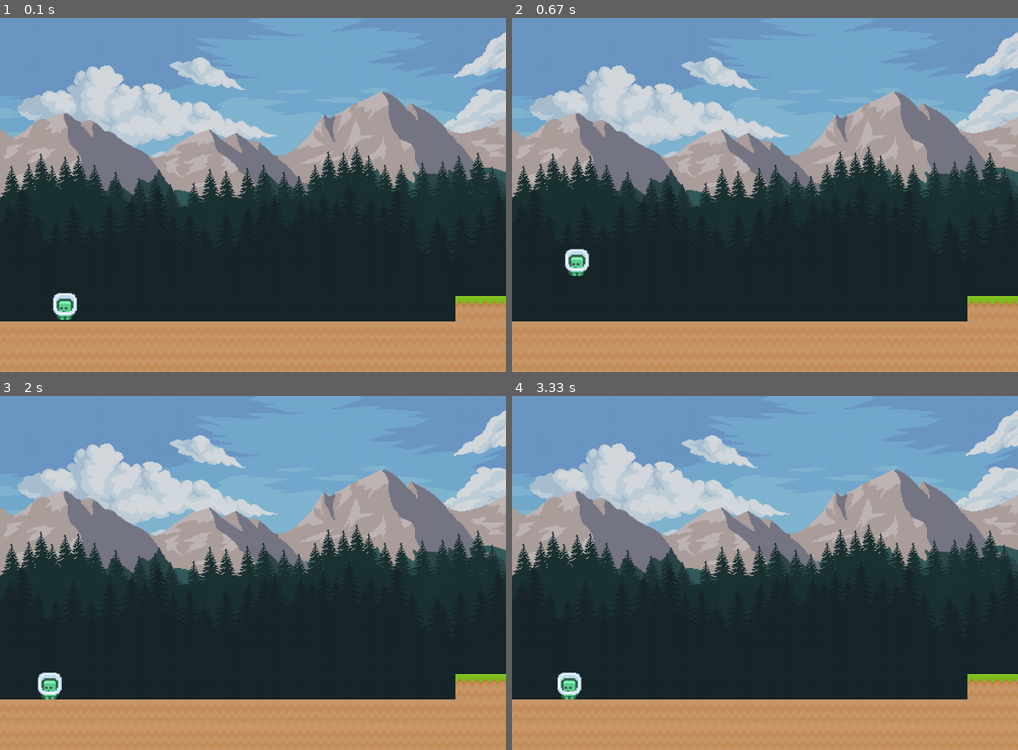
Above: before the commit, frames 1-4 (two rows, left to right).
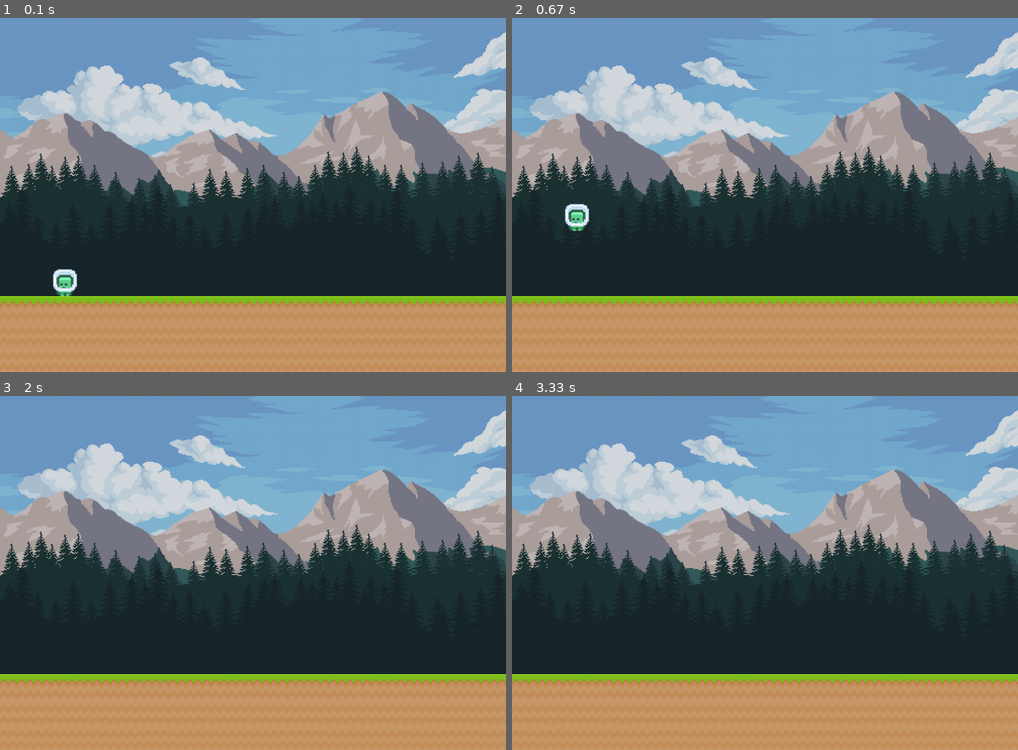
Above: after the commit, the same moments.

Repository: SaucisseRoyale/GTECH1-MINI-STUDIO-Groupe-2
Game: pygame game, started from World copy.py
Same seed, same stepped clock (60 frames per second), same inputs: the game is played once before the commit and once after it.
Inputs:
- Up to frame 1 (0.1 s): no input
- Up to frame 2 (0.67 s): tap Space at 0.33 s
- Up to frame 3 (2 s): tap Q at 0.67, 1.33 s; tap Shift at 1 s
- Up to frame 4 (3.33 s): tap D at 2.17 s

The runs differ from the first frame. In frame 1, 6.8% of the frame differs, in the area x 0-90%, y 70-86%; in frame 2, 7.1%, in the area x 0-90%, y 52-86%; in frame 3, 6.4%; in frame 4, 6.4%.

Commit message:
maj 2
fin des mouvement (sauf jump dependant du temp appuyé sur la barre espace) et debut des conditions pour les annimations

Diff:
--- a/World copy.py
+++ b/World copy.py
@@ -8,7 +8,7 @@
 screen_width = 1000
 screen_height = 700
 tile_size = 50
-move_speed = 5
+move_speed = 10
 scroll_left = False
 scroll_right = False
 scroll = 0
@@ -68,7 +68,6 @@
         self.tile_list = []
 
         if not data:
-            print("world_data est vide!")
             self.width = 0
             self.height = 0
             return
@@ -113,84 +112,125 @@
         self.height = self.image.get_height()
         self.rect.x = x
         self.rect.y = y
-        self.vel_y = 0
+
+        self.walk_speed = 500 #vitesse de marche
+        self.speed_multiplication = 1
+        self.current_speed_x = 0
+        self.current_speed_y = 0
+        self.dir_x = 0
+        self.dir_y = 0
+
+        self.gravity = 1.2 #force de la gravité
+        self.gravity_coefficient = 1 #acceleration de la gravité
+
         self.on_ground = False
-        self.jump_power = 15
-        self.gravity = 1
-        self.dash_power = 40
+        self.on_wall = False
+
+        self.dash_power = 40 #puissance du dash
+        self.dash_acceleration = 5 #accélération du dash
+        self.dash_duration = 0.1 #durée du dash
         self.dash_speed = 0
-        self.dash_acceleration = 5
-        self.dash_duration = 0.1  # Durée du dash en secondes
         self.dash_timer = 0
-        self.allow_dash = True
-        self.dash_direction = 0  # Ajout de la direction du dash
+        self.dash_direction = 0
+        self.dash_allow = True
+
+        self.jump_power = 17 #puissance du saut
+        self.maxjump = 2 #nombre de sauts
+        self.nbr_jump = 0
+        self.space_pressed = False
+
+        self.slide_speed = 4.0 #vitesse du slide (quoeficient d'acceleration de la vitesse)
+        self.slide_duration = 0.3 #durée du slide
+        self.is_sliding = False
+        self.slide_timer = 0
+
+        #listes des annimation
+        self.annim_standing = 0
+        self.annim_walk = 0
+        self.annim_turn = 0 #obtionnel
+        self.annim_jump = 0
+        self.annim_run_jump = 0
+        self.annim_falling_still = 0
+        self.annim_falling_foward = 0
+        self.annim_falling_turn = 0 #obtionnel
+        self.annim_falling_landing = 0
+        self.annim_start_dash = 0
+        self.annim_dash = 0
+        self.annim_end_dash = 0
+        self.annim_start_slide = 0
+        self.annim_end_slide = 0
+        self.annim_standing_wall = 0 #obtionnel
+        self.annim_walljump = 0 #obtionnel
+
+    def annimation():
+        if player.current_speed_x != 0 and player.on_ground and not player.is_sliding : #walk
+            pass
+        elif player.space_pressed and player.on_ground and player.current_speed_x == 0 :#saut sur place
+            pass
+        elif player.space_pressed and player.on_ground and player.current_speed_x != 0 : #saut en avant
+            pass
+        elif player.space_pressed and not player.on_ground and player.current_speed_x == 0 : #2eme saut sur place
+            pass
+        elif player.space_pressed and not player.on_ground and player.current_speed_x != 0 : #2eme saut en avant
+            pass
+        elif player.current_speed_y  > 5 and player.current_speed_x == 0 : #chute sur place
+            pass
+        elif player.current_speed_y  > 5  and player.current_speed_x != 0 : #chute en avant
+            pass
+        elif player.dash_timer != 0 : #dash
+            pass
+        elif player.is_sliding:
+            pass
+
+    def set_velocity_x(self, dir_x, speed):
+            self.current_speed_x = dir_x * speed
+
+    def set_velocity_y(self, dir_y, speed):
+            self.current_speed_y = dir_y * speed
 
     def update(self):
-        dx = 0
-        dy = 0
-
-        key = pygame.key.get_pressed()
-        if key[K_q]:
-            dx -= move_speed
-        if key[K_d]:
-            dx += move_speed
-
-        # Jump
-        if key[K_SPACE] and self.on_ground:
-            self.vel_y = -self.jump_power
-            self.on_ground = False
-
-        if key[K_LSHIFT] and self.dash_timer <= 0 and self.allow_dash and not self.on_ground:
-            # Détermination de la direction du dash
-            self.dash_direction = 1 if key[K_d] else -1 if key[K_q] else 0
-
-            self.dash_speed += self.dash_acceleration
-            if self.dash_speed >= self.dash_power:
-                self.dash_speed = self.dash_power
-                self.dash_timer = self.dash_duration
-                self.allow_dash = False
-            # Mettre à jour la position du joueur en fonction de la vitesse de dash et de la direction
-            self.rect.x += self.dash_speed * self.dash_direction
-            self.vel_y = 0
-        elif self.dash_timer > 0:
-            self.dash_timer -= dt
-            self.dash_speed = 0
-        elif self.on_ground:
-            self.allow_dash = True
-
-        # Dash
-        # Supprimer cette partie de code liée au dash que vous avez commentée
-
-        # Apply gravity
-        self.vel_y += self.gravity
-        if self.vel_y > 10:
-            self.vel_y = 10
-        dy += self.vel_y
-
-        # Check collisions
+
+        dx = self.current_speed_x * dt
+        dy = self.current_speed_y * dt
+
+    #gravity
+        self.current_speed_y += self.gravity * self.gravity_coefficient ** dt
+        dy += self.current_speed_y
+    #end of gravity
+
+    # Check collisions
         for tile in world.tile_list:
             if tile[1].colliderect(self.rect.x + dx, self.rect.y, self.width, self.height):
                 dx = 0
+                self.on_wall = True
 
             if tile[1].colliderect(self.rect.x, self.rect.y + dy, self.width, self.height):
-                if self.vel_y < 0:
+                if self.current_speed_y < 0:
                     dy = tile[1].bottom - self.rect.top
-                    self.vel_y = 0
-                elif self.vel_y >= 0:
+                    self.current_speed_y = 0
+                elif self.current_speed_y >= 0:
                     dy = tile[1].top - self.rect.bottom
-                    self.vel_y = 0
+                    self.current_speed_y = 0
                     self.on_ground = True
-
-        # Update player coordinates
+                    self.nbr_jump = 0
+    #end of collision check
+
+    # Update player coordinates
         self.rect.x += dx
         self.rect.y += dy
 
+        if self.current_speed_x >= 0:
+            self.current_speed_x = max(0, self.current_speed_x - ( 2000 * dt  * self.speed_multiplication))
+        else:
+            self.current_speed_x = min(0, self.current_speed_x + ( 2000 * dt  * self.speed_multiplication))
+    #end of Update player coordinates
+
+
     def draw(self, camera):
-        screen.blit(self.image, camera.apply(self.rect))
-
-
-
-file_path = 'C:/Users/zcolucci/Documents/GitHub/GTECH1-MINI-STUDIO-Groupe-2/map/2map.txt'
+         screen.blit(self.image, camera.apply(self.rect))
+
+
+file_path = 'map/2map.txt'
 
 with open(file_path, 'r') as file:
     world_data = [list(map(int, line.strip().split(','))) for line in file]
@@ -201,6 +241,67 @@
 run = True
 while run:
     start = pygame.time.get_ticks()
+
+#movement
+    key = pygame.key.get_pressed()
+    if key[K_q] and (not player.is_sliding or abs(player.current_speed_x) <= 20):
+        player.set_velocity_x(-1, player.walk_speed)
+    if key[K_d] and (not player.is_sliding or abs(player.current_speed_x) <= 20):
+        player.set_velocity_x(1, player.walk_speed)
+#end of movement
+
+#jump
+    if key[K_SPACE] and not player.is_sliding:
+        if player.on_ground or player.on_wall:
+            player.set_velocity_y(-1, player.jump_power)
+            player.on_ground = False
+            player.nbr_jump += 1
+        elif not player.space_pressed and player.nbr_jump < player.maxjump and (not player.on_ground or not player.on_wall):
+            player.nbr_jump += 1
+            player.set_velocity_y(-1, player.jump_power)
+        player.space_pressed = True
+    else:
+        player.space_pressed = False
+#end of jump
+
+# Dash
+    if key[K_LCTRL] and player.dash_timer <= 0 and player.dash_allow and not player.on_ground and not player.space_pressed :
+        # Détermination de la direction du dash
+        player.dash_direction = 1 if key[K_d] else -1 if key[K_q] else 0
+
+        player.dash_speed += player.dash_acceleration
+        if player.dash_speed >= player.dash_power:
+            player.dash_speed = player.dash_power
+            player.dash_timer = player.dash_duration
+            player.dash_allow = False
+        player.rect.x += player.dash_speed * player.dash_direction
+        player.current_speed_y = 0
+    elif player.dash_timer > 0:
+        player.dash_timer -= dt
+        player.dash_speed = 0
+    elif player.on_ground:
+        player.dash_allow = True
+#end of dash
+
+#slide
+    if key[K_LSHIFT]:
+        player.speed_multiplication = 0.5
+        if player.on_ground and player.slide_timer <= 0 and not player.is_sliding:
+            player.current_speed_x *=  player.slide_speed
+            player.is_sliding = True
+    else:
+        player.is_sliding = False
+        player.speed_multiplication = 1
+ #end of slide
+
+
+
+
+    for event in pygame.event.get():
+        if event.type == pygame.QUIT:
+            run = False
+
+
     draw_bg()
 
     camera.update(player)
@@ -208,9 +309,7 @@
     player.update()
     player.draw(camera)
 
-    for event in pygame.event.get():
-        if event.type == pygame.QUIT:
-            run = False
+    pygame.display.update()
 
     targetTime = 1000 / fps
     if dt < targetTime:
@@ -218,9 +317,4 @@
     dt = pygame.time.get_ticks() - start
     dt /= 1000
 
-
-
-    pygame.display.update()
-
-
 pygame.quit()
--- a/map/2map.txt
+++ b/map/2map.txt
@@ -6,10 +6,10 @@
 0,0,0,0,0,0,0,0,0,0,0,0,0,0,0,0,0,0,0,0,0,0,0,0,0,0,0,0,0,0,0,0,0,0,0,0,0,0,0,0,0,0,0,0,0,0,0,0,0,0,0,0,0,0,0,0,0,0,0,0,0,0,0,0,0,0,0,0,0,0,0,0,0,0,0,0,0,0,0,0,0,0,0,0,0,0,0,0,0,0,0,0,0,0,0,1
 0,0,0,0,0,0,0,0,0,0,0,0,0,0,0,0,0,0,0,0,0,0,0,0,0,0,0,0,0,0,0,0,0,0,0,0,0,0,0,0,0,0,0,0,0,0,0,0,0,0,0,0,0,0,0,0,0,0,0,0,0,0,0,0,0,0,0,0,0,0,0,0,0,0,0,0,0,0,0,0,0,0,0,0,0,0,0,0,0,0,0,0,0,0,0,1
 0,0,0,0,0,0,0,0,0,0,0,0,0,0,0,0,0,0,0,0,0,0,0,0,0,0,0,0,0,0,0,0,0,0,0,0,0,0,0,0,0,0,0,0,0,0,0,0,0,0,0,0,0,0,0,0,0,0,0,0,0,0,0,0,0,0,0,0,0,0,0,0,0,0,0,0,0,0,0,0,0,0,0,0,0,0,0,0,0,0,0,0,0,0,0,1
+0,0,0,0,0,0,0,0,0,0,0,0,0,0,0,0,0,0,0,0,0,0,0,0,0,0,0,0,0,0,0,2,2,2,2,0,0,0,0,0,0,0,0,0,0,0,0,0,0,0,0,0,0,0,0,0,0,0,0,0,0,0,0,0,0,0,0,0,0,0,0,0,0,0,0,0,0,0,0,0,0,0,0,0,0,0,0,0,0,0,0,0,0,0,0,1
 0,0,0,0,0,0,0,0,0,0,0,0,0,0,0,0,0,0,0,0,0,0,0,0,0,0,0,0,0,0,0,0,0,0,0,0,0,0,0,0,0,0,0,0,0,0,0,0,0,0,0,0,0,0,0,0,0,0,0,0,0,0,0,0,0,0,0,0,0,0,0,0,0,0,0,0,0,0,0,0,0,0,0,0,0,0,0,0,0,0,0,0,0,0,0,1
 0,0,0,0,0,0,0,0,0,0,0,0,0,0,0,0,0,0,0,0,0,0,0,0,0,0,0,0,0,0,0,0,0,0,0,0,0,0,0,0,0,0,0,0,0,0,0,0,0,0,0,0,0,0,0,0,0,0,0,0,0,0,0,0,0,0,0,0,0,0,0,0,0,0,0,0,0,0,0,0,0,0,0,0,0,0,0,0,0,0,0,0,0,0,0,1
 0,0,0,0,0,0,0,0,0,0,0,0,0,0,0,0,0,0,0,0,0,0,0,0,0,0,0,0,0,0,0,0,0,0,0,0,0,0,0,0,0,0,0,0,0,0,0,0,0,0,0,0,0,0,0,0,0,0,0,0,0,0,0,0,0,0,0,0,0,0,0,0,0,0,0,0,0,0,0,0,0,0,0,0,0,0,0,0,0,0,0,0,0,0,0,1
-0,0,0,0,0,0,0,0,0,0,0,0,0,0,0,0,0,0,0,0,0,0,0,0,0,0,0,0,0,0,0,0,0,0,0,0,0,0,0,0,0,0,0,0,0,0,0,0,0,0,0,0,0,0,0,0,0,0,0,0,0,0,0,0,0,0,0,0,0,0,0,0,0,0,0,0,0,0,0,0,0,0,0,0,0,0,0,0,0,0,0,0,0,0,0,1
-0,0,0,0,0,0,0,0,0,0,0,0,0,0,0,0,0,0,2,2,0,0,0,0,2,2,2,0,0,0,2,2,2,2,0,0,2,2,2,0,0,0,2,2,0,0,0,0,2,2,2,0,0,0,2,2,2,2,0,0,2,2,2,0,0,0,2,2,0,0,0,0,2,2,2,0,0,0,2,2,2,2,0,0,2,2,2,0,0,0,2,2,0,0,0,0,2,2,2,0,0,0,2,2,2,2,0,0,1
+2,2,2,2,2,2,2,2,2,2,2,2,2,2,2,2,2,2,2,2,2,2,2,2,2,2,2,2,2,2,2,2,2,2,2,2,2,2,2,2,2,2,2,2,2,2,2,2,2,2,2,2,2,2,2,2,2,2,2,2,2,2,2,2,2,2,2,2,2,2,2,2,2,2,2,2,2,2,2,2,2,2,2,2,2,2,2,2,2,2,2,2,2,2,2,2,2,2,2,2,2,2,2,2,2,2,2,2,1
 1,1,1,1,1,1,1,1,1,1,1,1,1,1,1,1,1,1,1,1,1,1,1,1,1,1,1,1,1,1,1,1,1,1,1,1,1,1,1,1,1,1,1,1,1,1,1,1,1,1,1,1,1,1,1,1,1,1,1,1,1,1,1,1,1,1,1,1,1,1,1,1,1,1,1,1,1,1,1,1,1,1,1,1,1,1,1,1,1,1,1,1,1,1,1,1,1,1,1,1,1,1,1,1,1,1,1,1,1,1,1
 1,1,1,1,1,1,1,1,1,1,1,1,1,1,1,1,1,1,1,1,1,1,1,1,1,1,1,1,1,1,1,1,1,1,1,1,1,1,1,1,1,1,1,1,1,1,1,1,1,1,1,1,1,1,1,1,1,1,1,1,1,1,1,1,1,1,1,1,1,1,1,1,1,1,1,1,1,1,1,1,1,1,1,1,1,1,1,1,1,1,1,1,1,1,1,1,1,1,1,1,1,1,1,1,1,1,1,1,1,1,1
